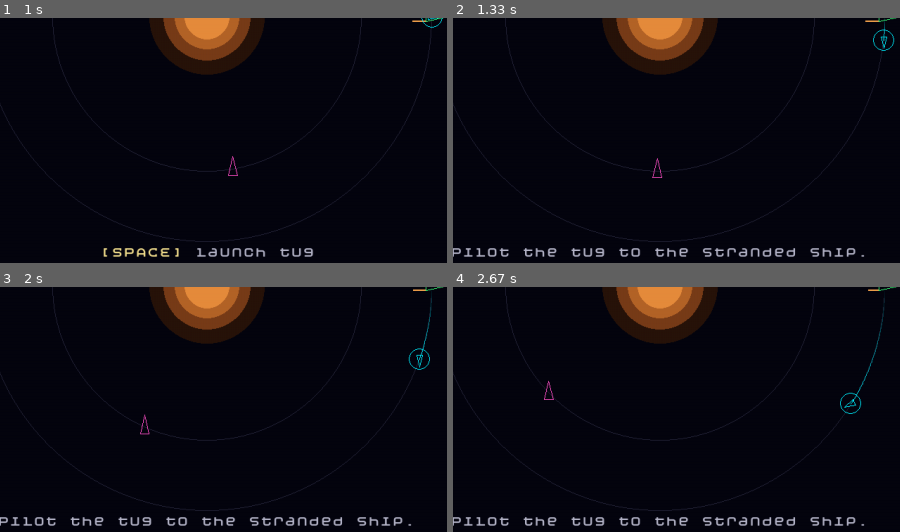
Above: before the commit, frames 1-4 (two rows, left to right).
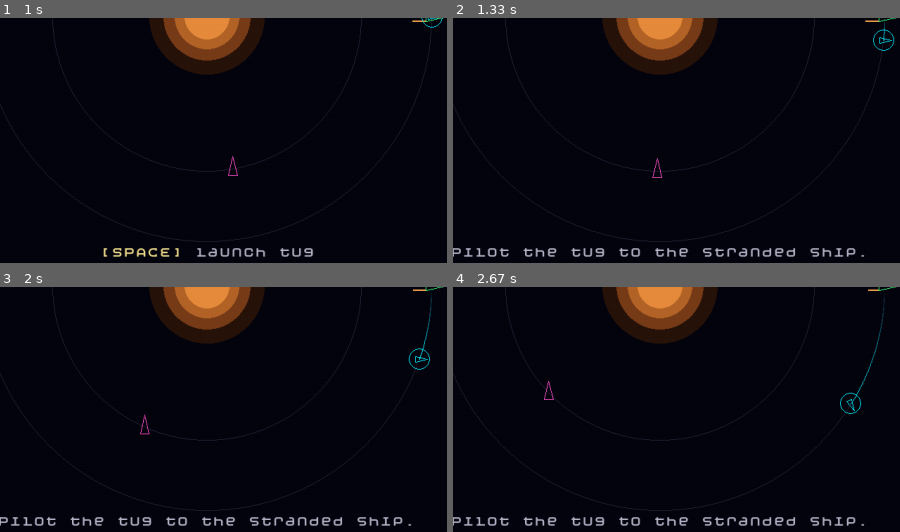
Above: after the commit, the same moments.

Repository: galtay/pygame-library
Game: pygame game, started from games/orbital_rescue/main.py
The game is run twice, just before and just after one commit, with the same random seed, the same clock (stepped at 60 frames per second) and the same inputs.
Inputs:
- Up to frame 1 (1 s): tap R at 0.33 s; tap D at 0.67 s
- Up to frame 2 (1.33 s): tap Space at 1 s
- Up to frame 3 (2 s): no input
- Up to frame 4 (2.67 s): hold Right from 2.33 s (still down)
The pictures show only the part of the screen within x 27-77%, y 50-100%; the shares and areas given below are measured in that part.

Frame 1 is identical in both runs. In frame 2, less than 0.1% of the frame differs, in the area x 95-99%, y 7-13%; in frame 3, less than 0.1%; in frame 4, less than 0.1%.

Commit message:
Smooth out the docking sequence and fix related visual bugs
- On capture the game takes over: tug glides from its capture point
  (treated as a circular orbit at the capture radius) onto the docked
  offset behind the stranded vessel, smoothstep-eased over 5 s, while
  rotating from its capture facing to STRANDED_FACING. Capture halo
  blinks during the glide and locks steady when alignment completes.
- Stranded vessel keeps a fixed orientation throughout — the tug is the
  only one that rotates after docking. engage_homebound preserves the
  post-alignment facing so SPACE engages with no snap.
- Tug now launches with the same outward-facing orientation it had
  nested inside the rescue ship (no launch snap).
- Bug fix: a tug crash before docking no longer renders a stranded ship
  on top of the wreckage. New `has_cargo` flag on GameState gates the
  cargo visuals; FAILED-from-OUTBOUND draws the solo tug while the
  stranded keeps its orbit slot.
- Drop the redundant dock_link ring (was reading as a second halo) and
  the unused DOCK_LINK constant; extract `tug_visual_center` so halo
  and tug positions stay in lockstep across all states.

Co-Authored-By: Claude Opus 4.7 (1M context) <noreply@anthropic.com>

Diff:
--- a/games/orbital_rescue/constants.py
+++ b/games/orbital_rescue/constants.py
@@ -50,6 +50,8 @@
 
 ARRIVAL_START_RADIUS = 700.0         # rescue ship enters from off-screen right
 ARRIVAL_DURATION = 3.0               # seconds to settle into station-keeping
+DOCK_ALIGN_DURATION = 5.0            # seconds — stranded + tug rotate to prograde
+STRANDED_FACING = -math.pi / 2       # disabled vessel — fixed pointing "up"
 
 CAPTURE_RADII: dict[str, float] = {
     "small": 7.0,
--- a/games/orbital_rescue/game.py
+++ b/games/orbital_rescue/game.py
@@ -34,6 +34,7 @@
     ARRIVAL_START_RADIUS,
     CAPTURE_CYCLE,
     CAPTURE_RADII,
+    DOCK_ALIGN_DURATION,
     DOCK_RADIUS,
     DT_SIM,
     FPS,
@@ -50,6 +51,7 @@
     STAR_POS,
     STAR_RADIUS,
     STRANDED,
+    STRANDED_FACING,
     STRANDED_ORBIT_RADIUS,
     TUG,
     TUG_ROT_SPEED,
@@ -92,10 +94,14 @@
 
 
 def tug_launch_orbit() -> tuple[tuple[float, float], tuple[float, float], float]:
-    """Position, velocity, and facing of the tug on the rescue ship's circular orbit."""
+    """Position, velocity, and facing of the tug on the rescue ship's circular orbit.
+
+    Facing matches the orientation the tug had while nested inside the rescue
+    ship — pointing outward from the star — so launching produces no snap.
+    """
     pos = (float(RESCUE_POS[0]), float(RESCUE_POS[1]))
     vel = circular_orbit_velocity(RESCUE_ORBIT_RADIUS, 0.0)
-    facing = math.atan2(vel[1], vel[0])
+    facing = math.atan2(RESCUE_POS[1] - STAR_POS[1], RESCUE_POS[0] - STAR_POS[0])
     return pos, vel, facing
 
 
@@ -132,6 +138,12 @@
     s = t * t * (3 - 2 * t)
     radius = ARRIVAL_START_RADIUS + (RESCUE_ORBIT_RADIUS - ARRIVAL_START_RADIUS) * s
     return (float(STAR_POS[0] + radius), float(STAR_POS[1]))
+
+
+def _lerp_angle(a: float, b: float, t: float) -> float:
+    """Shortest-arc angle interpolation from `a` to `b` by fraction `t`."""
+    diff = (b - a + math.pi) % (2 * math.pi) - math.pi
+    return a + diff * t
 
 
 @dataclass
@@ -145,6 +157,11 @@
     stranded_angle: float
     stranded_pos: tuple[float, float]
     arrival_progress: float
+    dock_align_elapsed: float
+    dock_tug_start_facing: float
+    dock_tug_capture_radius: float
+    dock_tug_capture_angle: float
+    has_cargo: bool
     status: str
 
     @classmethod
@@ -168,6 +185,11 @@
                 STAR_POS, STRANDED_ORBIT_RADIUS, stranded_angle
             ),
             arrival_progress=0.0 if with_arrival else 1.0,
+            dock_align_elapsed=0.0,
+            dock_tug_start_facing=0.0,
+            dock_tug_capture_radius=0.0,
+            dock_tug_capture_angle=0.0,
+            has_cargo=False,
             status=(
                 "Rescue ship arriving..." if with_arrival
                 else "SPACE to launch the tug."
@@ -194,7 +216,8 @@
         vel = circular_orbit_velocity(STRANDED_ORBIT_RADIUS, self.stranded_angle)
         self.tug_pos = self.stranded_pos
         self.tug_vel = vel
-        self.tug_angle = math.atan2(vel[1], vel[0])
+        # Preserve the post-alignment orientation so HOMEBOUND starts with no snap.
+        self.tug_angle = STRANDED_FACING
         self.tug_trail.clear()
         self.tug_trail.append(self.tug_pos)
         self.pilot_age = 0.0
@@ -223,6 +246,9 @@
     if gs.state in (State.PARKED, State.OUTBOUND, State.DOCKED):
         _advance_stranded(gs, dt, stranded_omega)
 
+    if gs.state is State.DOCKED:
+        gs.dock_align_elapsed += dt
+
     if gs.state not in (State.OUTBOUND, State.HOMEBOUND):
         return
 
@@ -261,7 +287,14 @@
         dy = gs.tug_pos[1] - gs.stranded_pos[1]
         if dx * dx + dy * dy <= capture_radius * capture_radius:
             gs.state = State.DOCKED
-            gs.status = "Docked! SPACE to engage the tug."
+            gs.status = "Docked!"
+            gs.dock_align_elapsed = 0.0
+            gs.dock_tug_start_facing = gs.tug_angle
+            tug_dx = gs.tug_pos[0] - STAR_POS[0]
+            tug_dy = gs.tug_pos[1] - STAR_POS[1]
+            gs.dock_tug_capture_radius = math.hypot(tug_dx, tug_dy)
+            gs.dock_tug_capture_angle = math.atan2(tug_dy, tug_dx)
+            gs.has_cargo = True
             return
     else:
         rdx = gs.tug_pos[0] - RESCUE_POS[0]
@@ -308,10 +341,12 @@
     if gs.state is State.PARKED:
         return [[("[SPACE]", HUD_ACTION), (" launch tug", HUD)]]
     if gs.state is State.DOCKED:
-        return [
-            [("docked with ", HUD), ("stranded", STRANDED), (" vessel", HUD)],
-            [("[SPACE]", HUD_ACTION), (" to begin return journey", HUD)],
-        ]
+        lines = [[("docked with ", HUD), ("stranded", STRANDED), (" vessel", HUD)]]
+        if gs.dock_align_elapsed >= DOCK_ALIGN_DURATION:
+            lines.append(
+                [("[SPACE]", HUD_ACTION), (" to begin return journey", HUD)]
+            )
+        return lines
     color = (
         HUD_OK if gs.state is State.WON
         else HUD_BAD if gs.state is State.FAILED
@@ -377,28 +412,52 @@
     rescue_pos = rescue_ship_position(gs.arrival_progress)
     render.draw_rescue_ship(screen, rescue_pos)
 
-    # Tug parked inside the rescue ship until it launches.
+    # Stranded vessel is always drawn in place with its fixed orientation —
+    # it never rotates; the tug is the rotating one after docking.
+    render.draw_stranded(screen, gs.stranded_pos)
+
+    # Tug position/facing/thrust depend on state.
+    show_halo = True
     if gs.state in (State.ARRIVING, State.PARKED):
+        # Nested inside the rescue ship, facing outward from the star.
         dx = STAR_POS[0] - rescue_pos[0]
         dy = STAR_POS[1] - rescue_pos[1]
-        rescue_facing_out = math.atan2(dy, dx) + math.pi
-        render.draw_capture_halo(screen, rescue_pos, capture_radius)
-        render.draw_tug(screen, rescue_pos, rescue_facing_out, thrusting=False, cargo=False)
-
-    if gs.state in (State.ARRIVING, State.PARKED, State.OUTBOUND):
-        render.draw_stranded(screen, gs.stranded_pos)
-
-    if gs.state is State.OUTBOUND:
-        render.draw_capture_halo(screen, gs.tug_pos, capture_radius)
-        render.draw_tug(screen, gs.tug_pos, gs.tug_angle, thrusting, cargo=False)
+        tug_facing = math.atan2(dy, dx) + math.pi
+        tug_visual_pos = rescue_pos
+        tug_thrust = False
     elif gs.state is State.DOCKED:
-        tug_c = render.tug_visual_center(gs.stranded_pos, gs.tug_angle, cargo=True)
-        render.draw_capture_halo(screen, tug_c, capture_radius)
-        render.draw_tug(screen, gs.stranded_pos, gs.tug_angle, thrusting=False, cargo=True)
-    elif gs.state in (State.HOMEBOUND, State.WON, State.FAILED):
-        tug_c = render.tug_visual_center(gs.tug_pos, gs.tug_angle, cargo=True)
-        render.draw_capture_halo(screen, tug_c, capture_radius)
-        render.draw_tug(screen, gs.tug_pos, gs.tug_angle, thrusting, cargo=True)
+        # Game takes control. The tug is treated as if it slipped into a
+        # circular orbit at its capture radius, and we lerp from that
+        # orbital motion to the stranded vessel's docked offset.
+        elapsed = gs.dock_align_elapsed
+        omega = circular_orbit_angular_speed(gs.dock_tug_capture_radius)
+        tug_orbit_angle = gs.dock_tug_capture_angle + omega * elapsed
+        tug_orbit_pos = (
+            STAR_POS[0] + gs.dock_tug_capture_radius * math.cos(tug_orbit_angle),
+            STAR_POS[1] + gs.dock_tug_capture_radius * math.sin(tug_orbit_angle),
+        )
+        target_pos = render.tug_visual_center(gs.stranded_pos, STRANDED_FACING, cargo=True)
+        t_raw = min(1.0, elapsed / DOCK_ALIGN_DURATION)
+        t = t_raw * t_raw * (3 - 2 * t_raw)
+        tug_facing = _lerp_angle(gs.dock_tug_start_facing, STRANDED_FACING, t)
+        tug_visual_pos = (
+            tug_orbit_pos[0] * (1 - t) + target_pos[0] * t,
+            tug_orbit_pos[1] * (1 - t) + target_pos[1] * t,
+        )
+        tug_thrust = False
+        if t_raw < 1.0:
+            show_halo = int(elapsed / 0.2) % 2 == 0
+    else:
+        # OUTBOUND, HOMEBOUND, WON, FAILED — driven by physics / pilot.
+        tug_facing = gs.tug_angle
+        tug_visual_pos = render.tug_visual_center(
+            gs.tug_pos, tug_facing, cargo=gs.has_cargo
+        )
+        tug_thrust = thrusting
+
+    if show_halo:
+        render.draw_capture_halo(screen, tug_visual_pos, capture_radius)
+    render.draw_tug(screen, tug_visual_pos, tug_facing, thrusting=tug_thrust, cargo=False)
 
     _draw_hud(screen, font, gs, capture_setting, stellar_damage, briefing_visible)
 
@@ -458,7 +517,8 @@
                         else:
                             gs.launch_outbound()
                     elif gs.state is State.DOCKED:
-                        gs.engage_homebound()
+                        if gs.dock_align_elapsed >= DOCK_ALIGN_DURATION:
+                            gs.engage_homebound()
 
         keys = pygame.key.get_pressed()
         piloting = gs.state in (State.OUTBOUND, State.HOMEBOUND)
--- a/games/orbital_rescue/render.py
+++ b/games/orbital_rescue/render.py
@@ -17,6 +17,7 @@
     RESCUE,
     RESCUE_ORBIT_RADIUS,
     RESCUE_SIZE,
+    STRANDED_FACING,
     STAR_CORE,
     STAR_CORONA,
     STAR_CORONA_RADIUS,
@@ -114,11 +115,12 @@
         pygame.draw.line(surf, FLAME, base, tip, 2)
 
 
-STRANDED_FACING = -math.pi / 2   # disabled vessel — fixed pointing "up"
-
-
-def draw_stranded(surf: pygame.Surface, pos: tuple[float, float]) -> None:
-    draw_triangle(surf, STRANDED, pos, STRANDED_FACING, STRANDED_SIZE)
+def draw_stranded(
+    surf: pygame.Surface,
+    pos: tuple[float, float],
+    facing: float = STRANDED_FACING,
+) -> None:
+    draw_triangle(surf, STRANDED, pos, facing, STRANDED_SIZE)
 
 
 CARGO_TUG_OFFSET = 12.0
